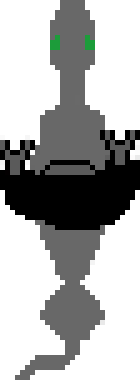
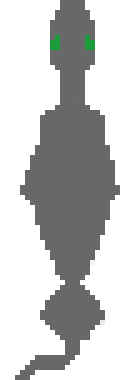
Two versions of the same layered image (140×380). Layer-by-layer changes:
hid "Layer 5" over [0, 130, 140, 230]
